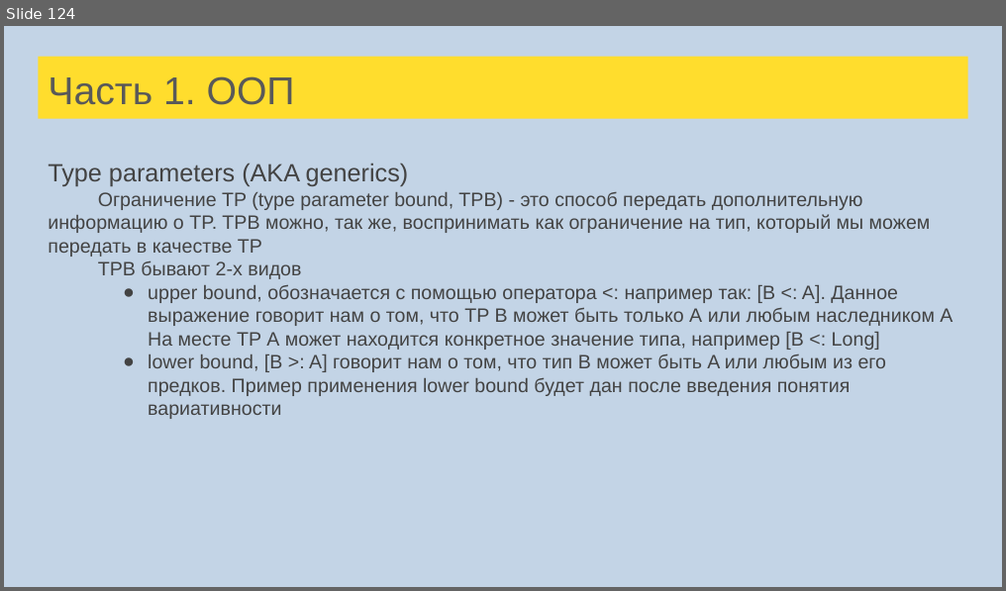
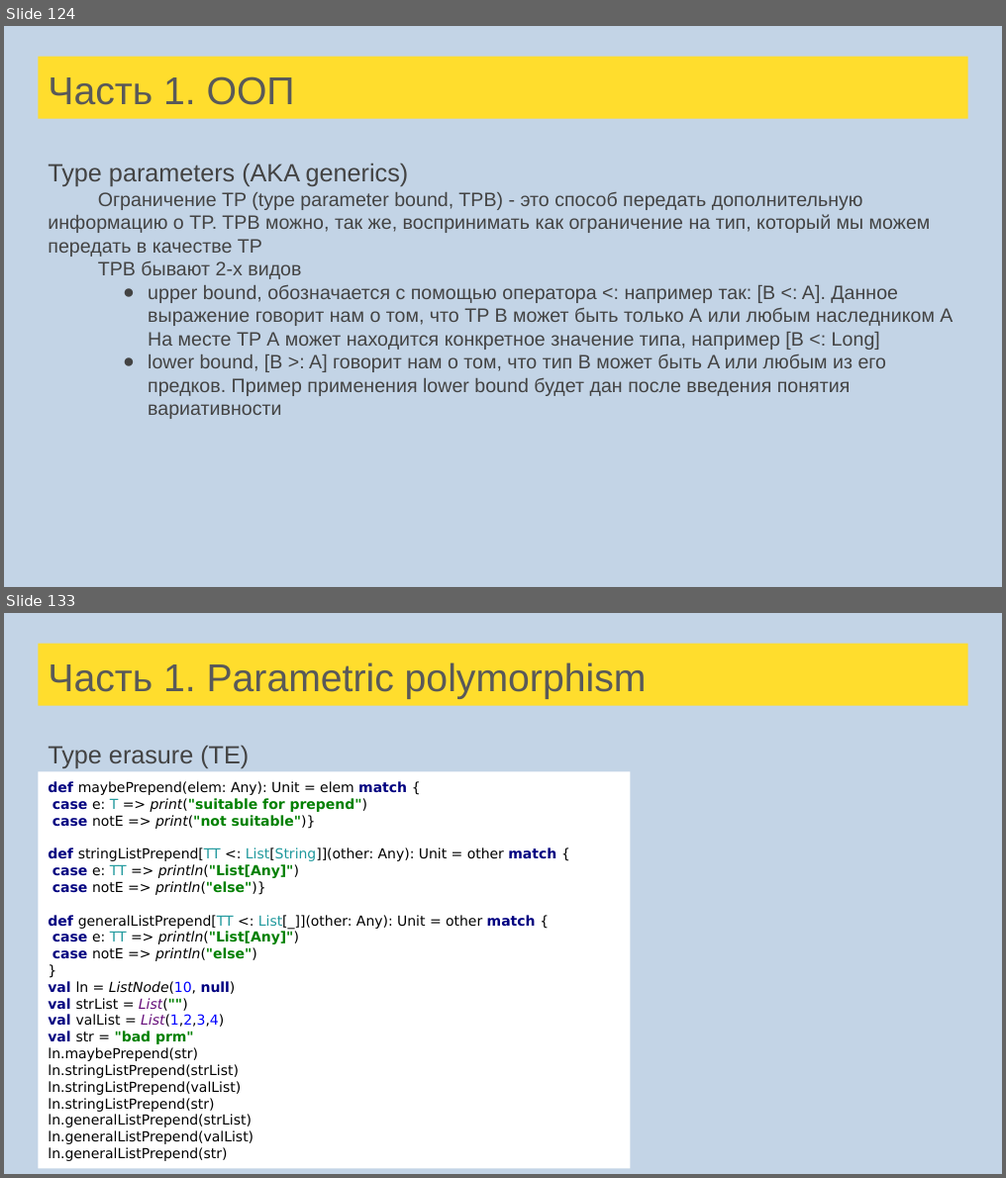
Before and after one commit to tralfamadore/ScalaLectures, a slide deck: src/main/resources/Лекции Scala для FinTech.pptx. Shown one above the other, each under a label of ours: slide 124 before the commit, slides 124 and 133 after it; the slides between them are not shown. The pictures are 1006x591 and 1006x1178 pixels, drawn with LibreOffice and Linux fonts; fonts in the diff are those of the drawing. Boxes give left, top, right and bottom in pixels: in the first picture for what was removed or moved away, otherwise in the second. Text is boxed around its words. In the diff, an @@ line names an element or a change of style, - is before the commit and + after.

Commit message:
Type parameters and implicit tasks New lectures

```diff
--- a/src/main/resources/Лекции Scala для FinTech.pptx
+++ b/src/main/resources/Лекции Scala для FinTech.pptx
@@ slide 133 added at (x1=4, y1=613, x2=1002, y2=1174), background #C3D4E6 @@
@@ title added at (x1=38, y1=643, x2=968, y2=706), fill #FFDD2D, 28 pt, text #595959 @@
+Часть 1. Parametric polymorphism
@@ text added at (x1=48, y1=745, x2=249, y2=768), 18 pt, text #434343 @@
+Type erasure (TE)
@@ rectangle added at (x1=38, y1=771, x2=630, y2=1168), fill #FFFFFF, 10 pt, text #000000 @@
+def maybePrepend(elem: Any): Unit = elem match {
+case e: T => print("suitable for prepend")
+case notE => print("not suitable")}
+def stringListPrepend[TT <: List[String]](other: Any): Unit = other match {
+case e: TT => println("List[Any]")
+case notE => println("else")}
+def generalListPrepend[TT <: List[_]](other: Any): Unit = other match {
+case e: TT => println("List[Any]")
+case notE => println("else")
+}
+val ln = ListNode(10, null)
+val strList = List("")
+val valList = List(1,2,3,4)
+val str = "bad prm"
+ln.maybePrepend(str)
+ln.stringListPrepend(strList)
+ln.stringListPrepend(valList)
+ln.stringListPrepend(str)
+ln.generalListPrepend(strList)
+ln.generalListPrepend(valList)
+ln.generalListPrepend(str)
```
Also in this commit, not shown: 17 slides changed, 22 other slides added, 1 slide removed, 4 other files.
